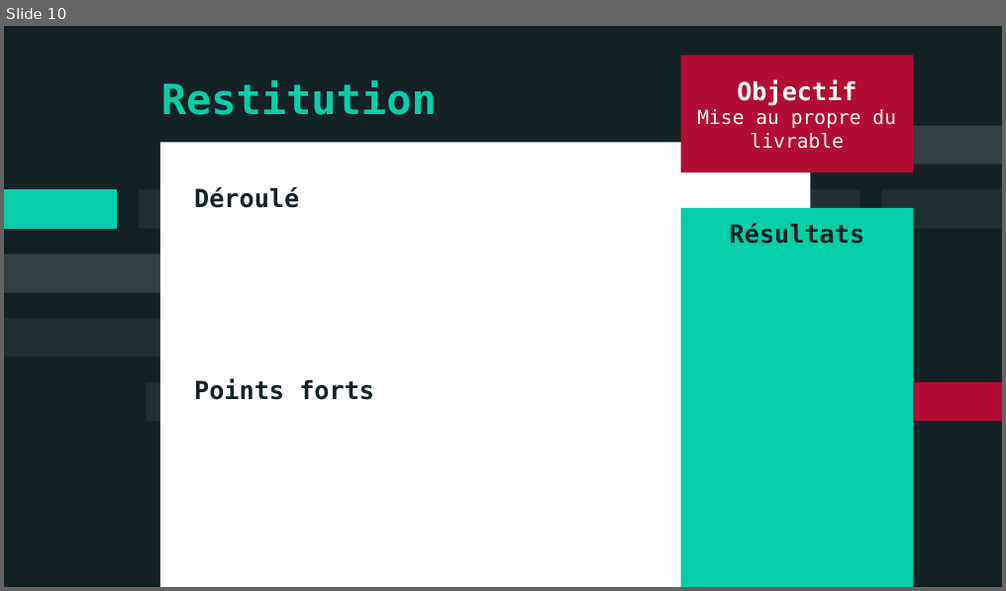
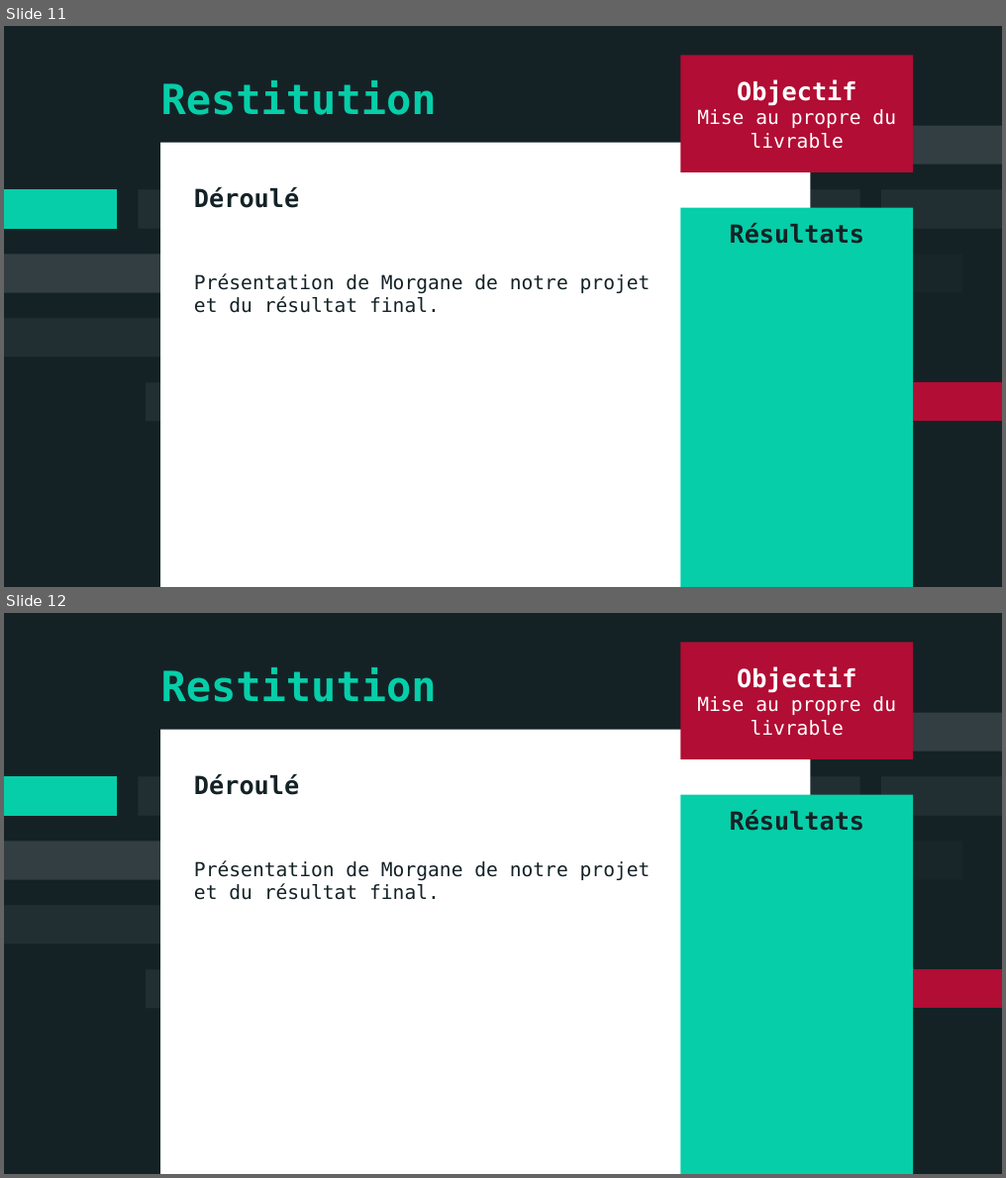
Before and after one commit to ademec/Drama-Queen, a slide deck: 2021-09 _ Carnet de bord.pptx. Shown one above the other, each under a label of ours: slide 10 before the commit, slides 11 and 12 after it. The pictures are 1006x591 and 1006x1178 pixels, drawn with LibreOffice and Linux fonts; fonts in the diff are those of the drawing. Boxes give left, top, right and bottom in pixels: in the first picture for what was removed or moved away, otherwise in the second. Text is boxed around its words. In the diff, an @@ line names an element or a change of style, - is before the commit and + after.

```diff
--- a/2021-09 _ Carnet de bord.pptx
+++ b/2021-09 _ Carnet de bord.pptx
@@ slide 12 added at box(4, 613, 1002, 1174), background #142226; not listed: 10 template elements that a slide beside it also shows @@
@@ rectangle added at box(680, 642, 913, 760), fill #B20D34, 14 pt, text #FFFFFF @@
+Objectif
+Mise au propre du livrable
@@ text added at box(161, 667, 437, 702), 30 pt, text #06CEA8, bold @@
+Restitution
@@ rectangle added at box(160, 730, 810, 1174), fill #FFFFFF @@
@@ text added at box(194, 774, 650, 900), 14 pt, text #142226 @@
+Déroulé
+Présentation de Morgane de notre projet et du résultat final.
@@ rectangle added at box(680, 794, 913, 1174), fill #06CEA8, 18 pt, text #142226, bold @@
+Résultats
@@ what was slide 10 is now slide 11 @@
@@ slide 11 changed as well @@
@@ text at box(194, 274, 650, 313): text changed; size 18 to 14 pt; bold off @@
-Points forts
+Présentation de Morgane de notre projet et du résultat final.
```
Also in this commit, not shown: 10 other slides changed, 1 other slide added.
